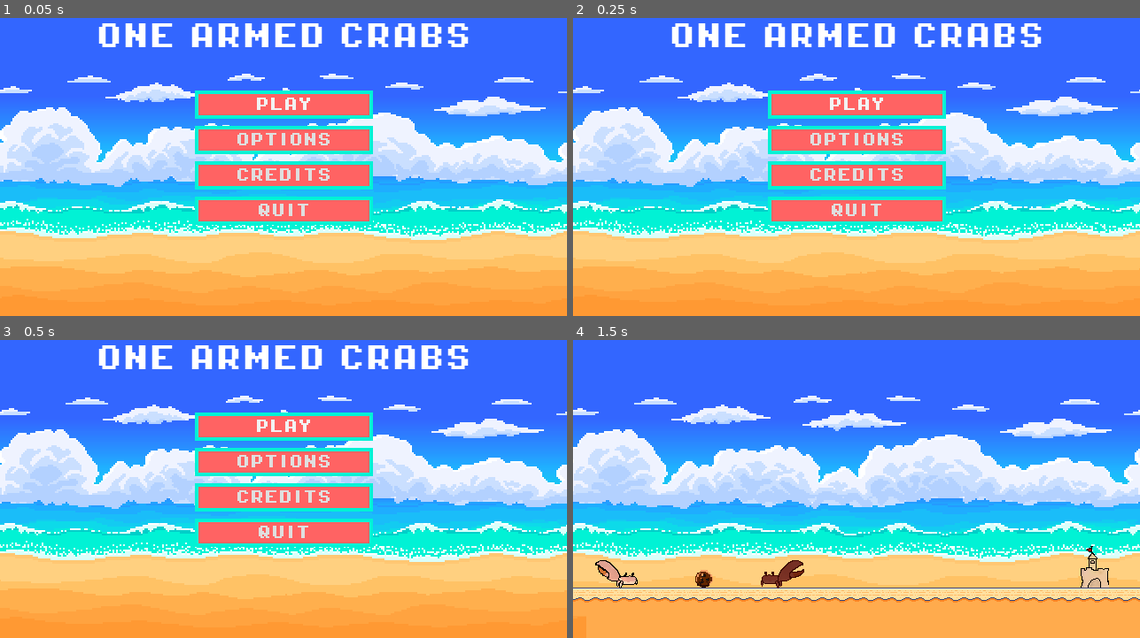
Above: before the commit, frames 1-4 (two rows, left to right).
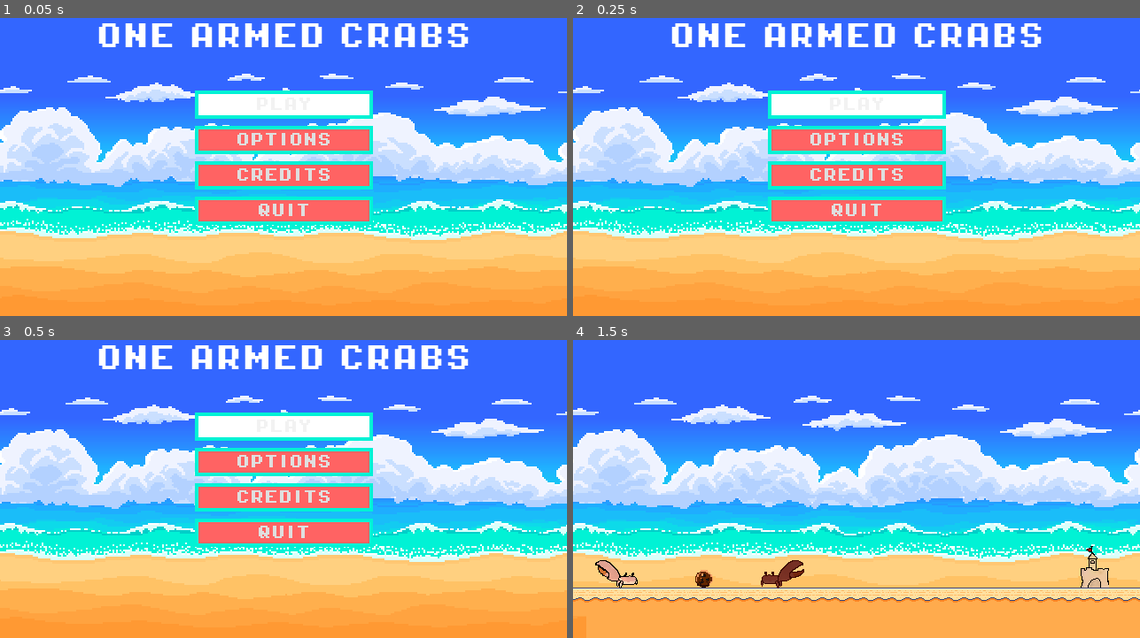
Above: after the commit, the same moments.

Repository: Ruilesser/CHacks2025
Game: Godot game, scene res://Scenes/title_screen.tscn
Same seed, same stepped clock (60 frames per second), same inputs: the game is played once before the commit and once after it.
Inputs (mouse positions are in pixels of both pictures, inside the frame that each line leads up to):
- Up to frame 1 (0.05 s): no input
- Up to frame 2 (0.25 s): no input
- Up to frame 3 (0.5 s): no input
- Up to frame 4 (1.5 s): click "PLAY" at 0.5 s; tap Enter (p2_grab) at 1.25 s; move the mouse to (981, 462) at 1.27 s; hold D (p1_right) from 1.28 s (still down); hold Shift (p1_grab) from 1.28 s (still down)

The runs differ from the first frame. In frame 1, 2.0% of the frame differs, in the area x 35-66%, y 25-33%; in frame 2, 2.0%; in frame 3, 2.0%; in frame 4, nothing differs.

Commit message:
Revert "made epic beats"
This reverts commit 0d2398ebba22c77c0021b650b3eb0c01b0445882.

Diff:
--- a/one-armed-crabs/Scenes/crab_ost.gd
+++ /dev/null
@@ -1,14 +0,0 @@
-extends AudioStreamPlayer
-
-const game_music = preload("res://Assets/Music and SFX/crab_game_ost.wav")
-
-func play_music(music: AudioStream, volume = 0.0):
-	if stream == music:
-		return
-
-	stream = music
-	volume_db = volume
-	play()
-
-func play_music_level():
-	play_music(game_music)
--- a/one-armed-crabs/Scenes/crab_ost.tscn
+++ /dev/null
@@ -1,6 +0,0 @@
-[gd_scene load_steps=2 format=3 uid="uid://b5j8a5q3uu2kh"]
-
-[ext_resource type="Script" path="res://Scenes/crab_ost.gd" id="1_80cy8"]
-
-[node name="CrabOst" type="AudioStreamPlayer"]
-script = ExtResource("1_80cy8")
--- a/one-armed-crabs/Scenes/title_screen.tscn
+++ b/one-armed-crabs/Scenes/title_screen.tscn
@@ -10,8 +10,6 @@
 [ext_resource type="AudioStream" uid="uid://di55fov63uqwd" path="res://Assets/Music and SFX/select sound.wav" id="8_a102t"]
 [ext_resource type="AudioStream" uid="uid://bbf6hlmnekpjl" path="res://Assets/Music and SFX/menu select.wav" id="9_3uw5v"]
 
-[sub_resource type="StyleBoxEmpty" id="StyleBoxEmpty_ss6hb"]
-
 [sub_resource type="StyleBoxFlat" id="StyleBoxFlat_vltb0"]
 bg_color = Color(1, 1, 1, 1)
 border_width_left = 4
@@ -107,7 +105,7 @@
 focus_neighbor_top = NodePath("../Quit")
 theme_override_fonts/font = ExtResource("4_ol3wr")
 theme_override_font_sizes/font_size = 16
-theme_override_styles/focus = SubResource("StyleBoxEmpty_ss6hb")
+theme_override_styles/focus = SubResource("StyleBoxFlat_vltb0")
 theme_override_styles/hover_pressed = SubResource("StyleBoxFlat_vltb0")
 theme_override_styles/hover = SubResource("StyleBoxFlat_464bl")
 theme_override_styles/pressed = SubResource("StyleBoxFlat_vltb0")
@@ -118,7 +116,7 @@
 layout_mode = 2
 theme_override_fonts/font = ExtResource("4_ol3wr")
 theme_override_font_sizes/font_size = 16
-theme_override_styles/focus = SubResource("StyleBoxEmpty_ss6hb")
+theme_override_styles/focus = SubResource("StyleBoxFlat_vltb0")
 theme_override_styles/hover_pressed = SubResource("StyleBoxFlat_vltb0")
 theme_override_styles/hover = SubResource("StyleBoxFlat_464bl")
 theme_override_styles/pressed = SubResource("StyleBoxFlat_vltb0")
@@ -129,7 +127,7 @@
 layout_mode = 2
 theme_override_fonts/font = ExtResource("4_ol3wr")
 theme_override_font_sizes/font_size = 16
-theme_override_styles/focus = SubResource("StyleBoxEmpty_ss6hb")
+theme_override_styles/focus = SubResource("StyleBoxFlat_vltb0")
 theme_override_styles/hover_pressed = SubResource("StyleBoxFlat_vltb0")
 theme_override_styles/hover = SubResource("StyleBoxFlat_464bl")
 theme_override_styles/pressed = SubResource("StyleBoxFlat_vltb0")
@@ -141,7 +139,7 @@
 focus_neighbor_bottom = NodePath("../StartButton")
 theme_override_fonts/font = ExtResource("4_ol3wr")
 theme_override_font_sizes/font_size = 16
-theme_override_styles/focus = SubResource("StyleBoxEmpty_ss6hb")
+theme_override_styles/focus = SubResource("StyleBoxFlat_vltb0")
 theme_override_styles/hover_pressed = SubResource("StyleBoxFlat_vltb0")
 theme_override_styles/hover = SubResource("StyleBoxFlat_464bl")
 theme_override_styles/pressed = SubResource("StyleBoxFlat_vltb0")
@@ -219,7 +217,7 @@
 offset_bottom = 338.0
 theme_override_fonts/font = ExtResource("4_ol3wr")
 theme_override_font_sizes/font_size = 16
-theme_override_styles/focus = SubResource("StyleBoxEmpty_ss6hb")
+theme_override_styles/focus = SubResource("StyleBoxFlat_vltb0")
 theme_override_styles/hover_pressed = SubResource("StyleBoxFlat_vltb0")
 theme_override_styles/hover = SubResource("StyleBoxFlat_464bl")
 theme_override_styles/pressed = SubResource("StyleBoxFlat_vltb0")
Not shown: 1 places in one-armed-crabs/Scenes/title_screen.tscn that only renumber resources
